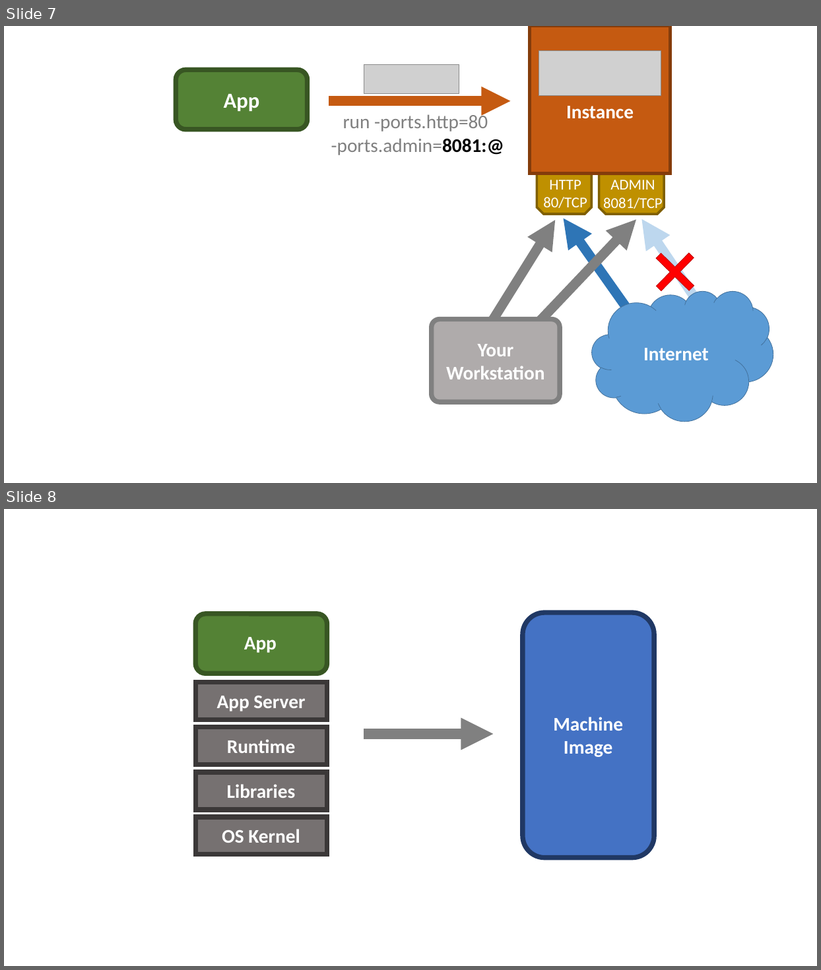
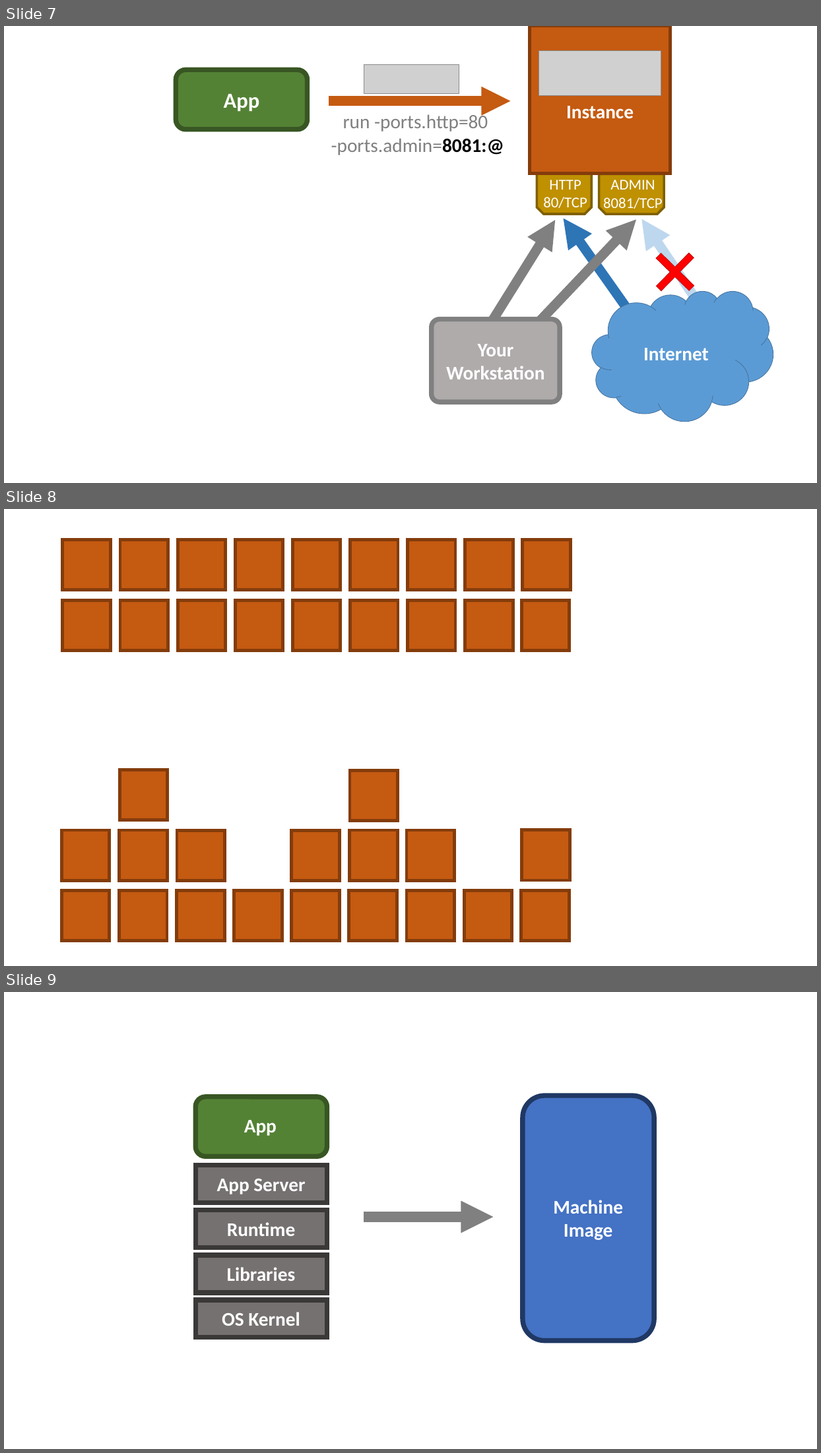
Before and after one commit to flyway/boxfuse.com, a slide deck: _sources/GettingStarted.pptx. Shown one above the other, each under a label of ours: slides 7 and 8 before the commit, slides 7, 8 and 9 after it. The pictures are 821x970 and 821x1453 pixels, drawn with LibreOffice and Linux fonts; fonts in the diff are those of the drawing; grey boxes stand for pictures. Boxes give left, top, right and bottom in pixels: in the first picture for what was removed or moved away, otherwise in the second. Text is boxed around its words. In the diff, an @@ line names an element or a change of style, - is before the commit and + after.

Commit message:
Updated images

```diff
--- a/_sources/GettingStarted.pptx
+++ b/_sources/GettingStarted.pptx
@@ slide 8 added at box(4, 509, 817, 966), background #FFFFFF @@
@@ group added at box(63, 540, 513, 590): 8 rectangles @@
@@ rectangle added at box(523, 539, 570, 590), fill #C55A11, outline #843C0B 6 pt @@
@@ group added at box(63, 600, 513, 651): 8 rectangles @@
@@ rectangle added at box(521, 600, 570, 650), fill #C55A11, outline #843C0B 6 pt @@
@@ rectangle added at box(120, 770, 168, 821), fill #C55A11, outline #843C0B 6 pt @@
@@ rectangle added at box(350, 771, 398, 821), fill #C55A11, outline #843C0B 6 pt @@
@@ rectangle added at box(61, 830, 110, 881), fill #C55A11, outline #843C0B 6 pt @@
@@ rectangle added at box(120, 830, 168, 881), fill #C55A11, outline #843C0B 6 pt @@
@@ rectangle added at box(177, 830, 225, 881), fill #C55A11, outline #843C0B 6 pt @@
@@ rectangle added at box(291, 830, 339, 881), fill #C55A11, outline #843C0B 6 pt @@
@@ rectangle added at box(350, 830, 398, 881), fill #C55A11, outline #843C0B 6 pt @@
@@ rectangle added at box(407, 830, 455, 881), fill #C55A11, outline #843C0B 6 pt @@
@@ rectangle added at box(522, 830, 570, 881), fill #C55A11, outline #843C0B 6 pt @@
@@ group added at box(61, 890, 512, 941): 8 rectangles @@
@@ rectangle added at box(521, 890, 569, 941), fill #C55A11, outline #843C0B 6 pt @@
@@ what was slide 8 is now slide 9 @@
```
